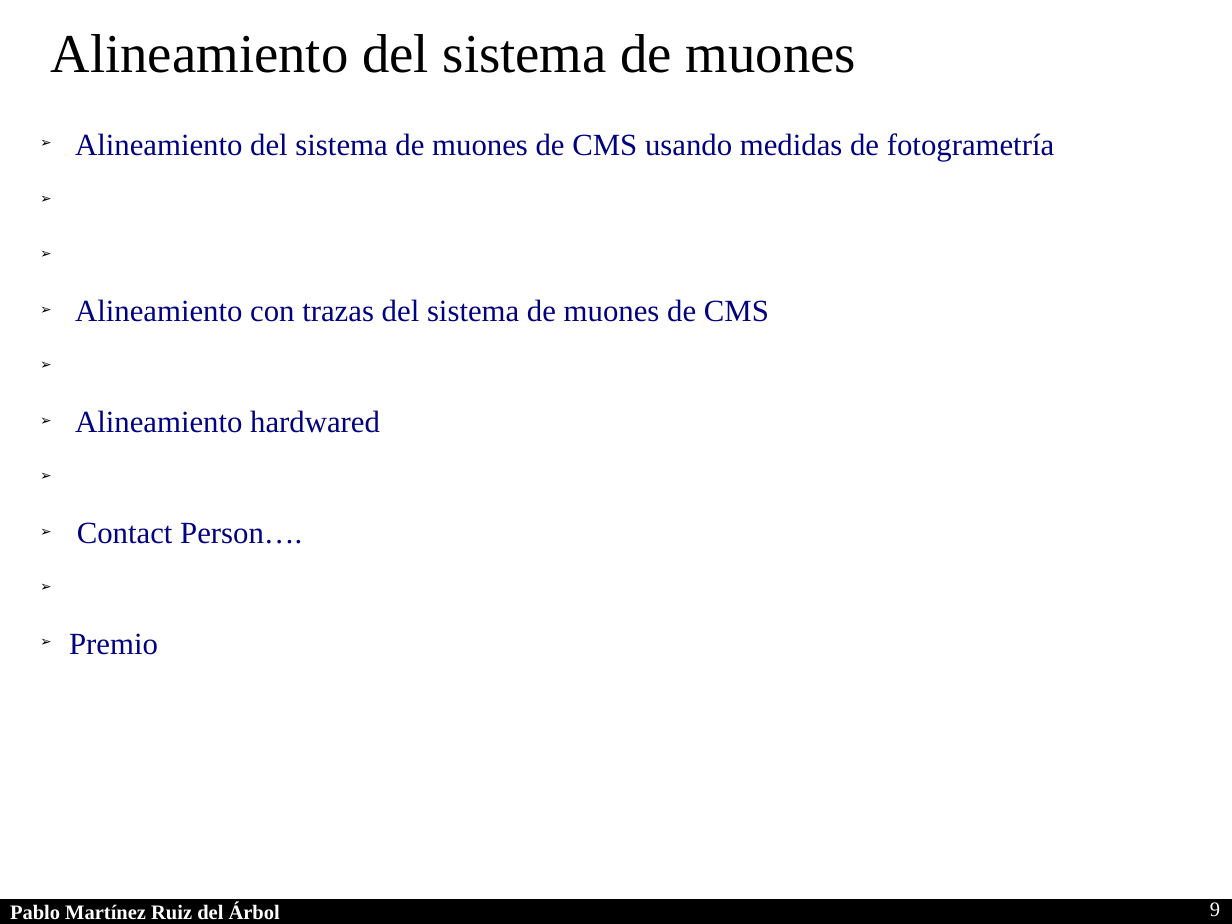
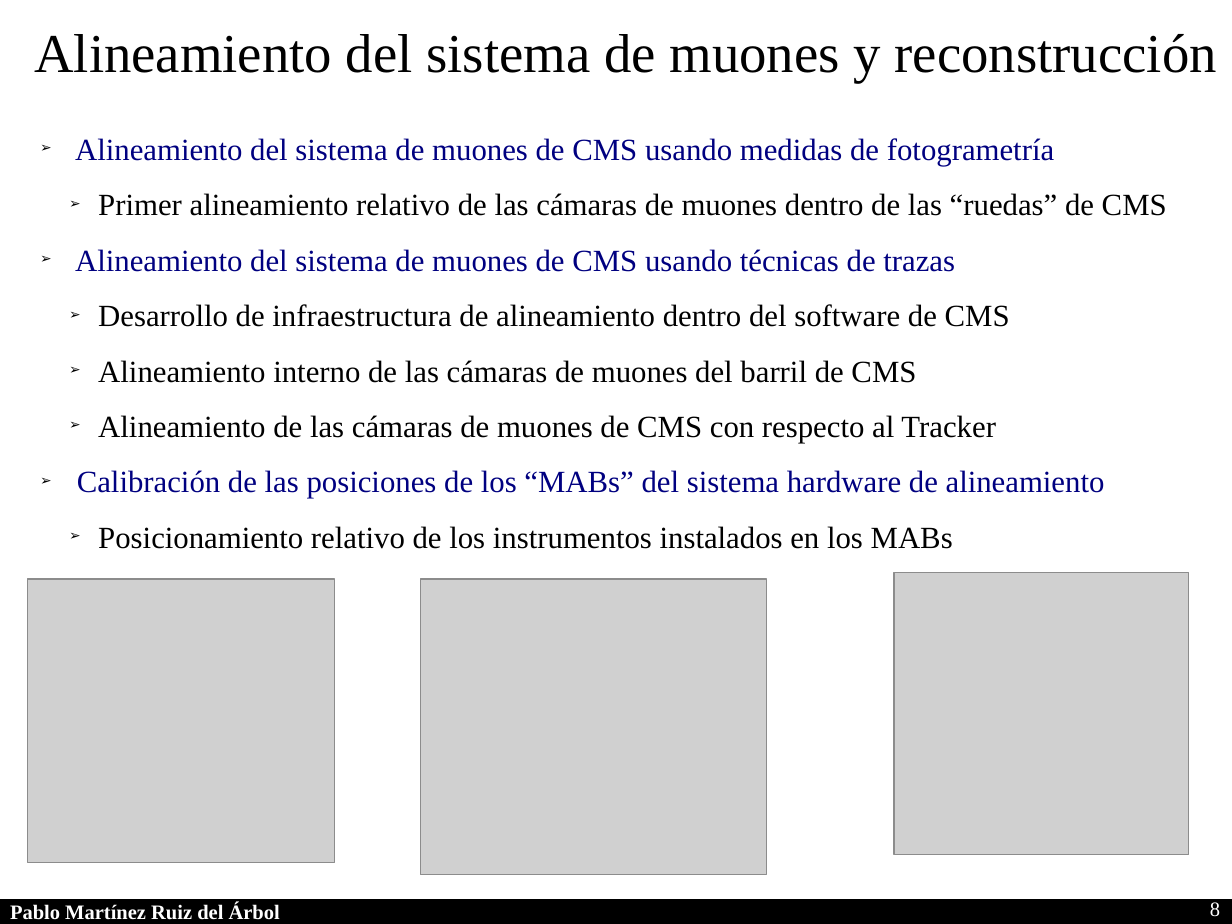
Before and after one commit to parbol/Plaza, a slide deck: slide 8 of Presentacion/Presentacion.odp (slide 9 before the commit). Drawn at 1232x924 pixels with LibreOffice and Linux fonts; fonts in the diff are those of the drawing; grey boxes stand for pictures. Boxes give left, top, right and bottom in pixels: in the first picture for what was removed or moved away, otherwise in the second. Text is boxed around its words. In the diff, an @@ line names an element or a change of style, - is before the commit and + after.

```diff
--- a/Presentacion/Presentacion.odp
+++ b/Presentacion/Presentacion.odp
@@ text at (34,34,1217,83): text changed @@
-Alineamiento del sistema de muones
+Alineamiento del sistema de muones y reconstrucción
@@ text at (75,193,1167,549): text changed; text colour #000080 to #000000 @@
-➢ Alineamiento con trazas del sistema de muones de CMS
-➢ Alineamiento hardwared
-➢ Contact Person….
-➢ Premio
+  ➢ Primer alineamiento relativo de las cámaras de muones dentro de las “ruedas” de CMS
+➢ Alineamiento del sistema de muones de CMS usando técnicas de trazas
+  ➢ Desarrollo de infraestructura de alineamiento dentro del software de CMS
+  ➢ Alineamiento interno de las cámaras de muones del barril de CMS
+  ➢ Alineamiento de las cámaras de muones de CMS con respecto al Tracker
+➢ Calibración de las posiciones de los “MABs” del sistema hardware de alineamiento
+  ➢ Posicionamiento relativo de los instrumentos instalados en los MABs
@@ picture added at (27,579,334,862) @@
@@ picture added at (420,579,766,875) @@
@@ picture added at (894,573,1189,855) @@
@@ page number at (1210,902,1220,917): text changed @@
-9
+8
```
Also in this commit, not shown: 3 other slides changed, 5 slides added, 2 slides removed.
